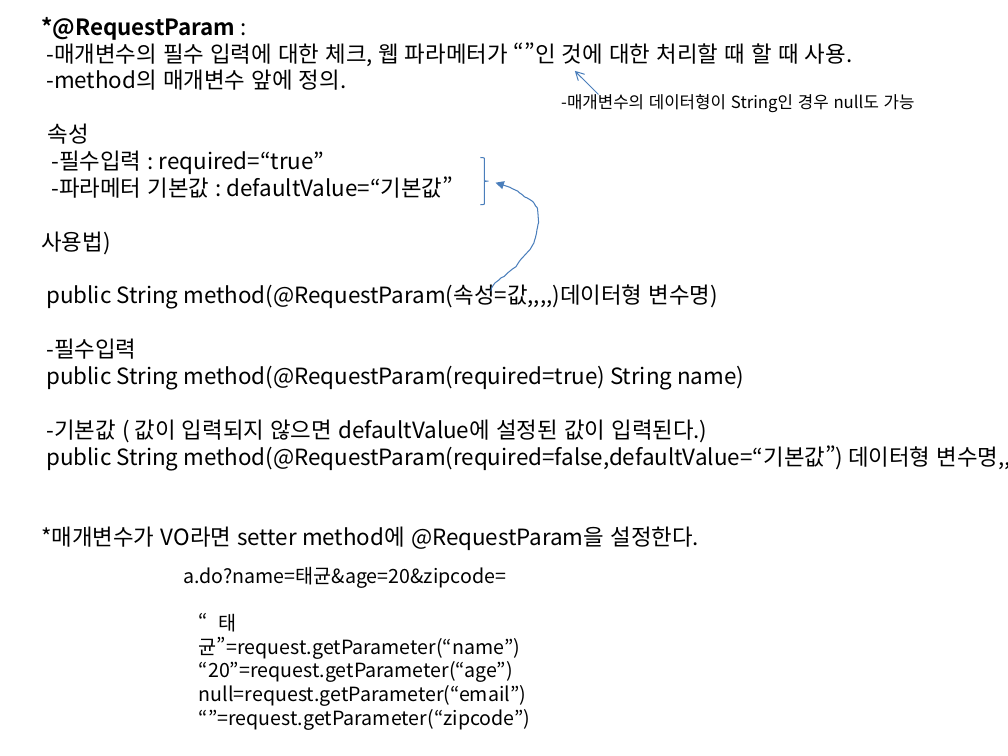
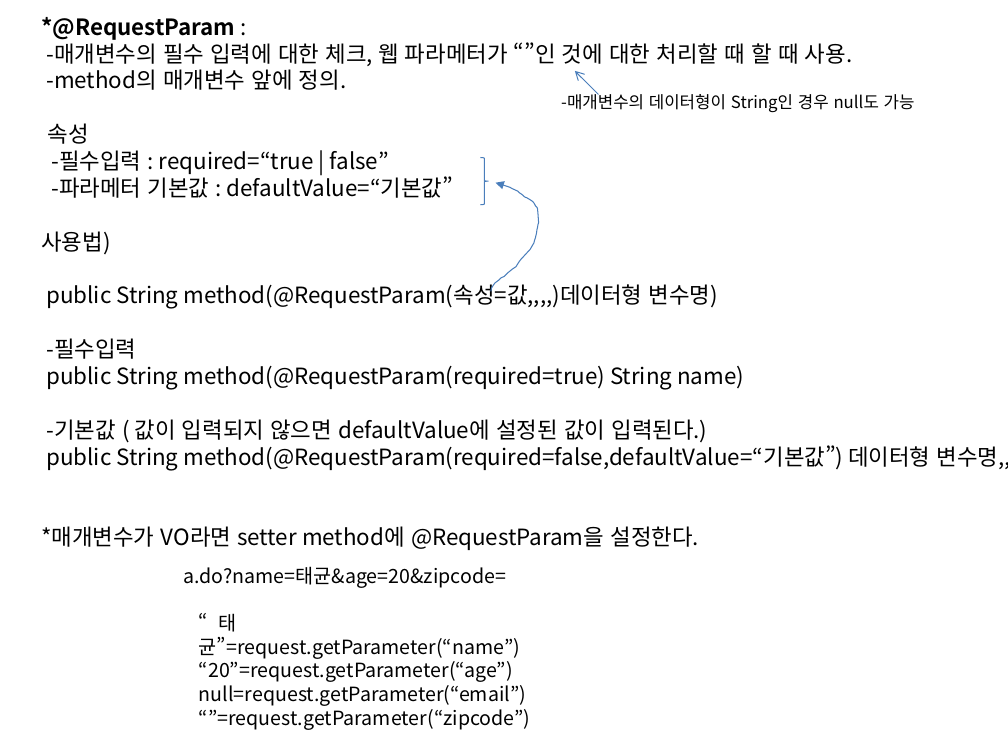
Before and after one commit to In0code/Programming_note, a slide deck: slide 4 of PPT/20231127_spring_mvc.pptx. Drawn at 1008x756 pixels with LibreOffice and Linux fonts; fonts in the diff are those of the drawing. Boxes give left, top, right and bottom in pixels: in the first picture for what was removed or moved away, otherwise in the second. Text is boxed around its words. In the diff, an @@ line names an element or a change of style, - is before the commit and + after.

```diff
--- a/PPT/20231127_spring_mvc.pptx
+++ b/PPT/20231127_spring_mvc.pptx
@@ text at <box>51,150,389,174</box>: text changed @@
--필수입력 : required=“true”
+-필수입력 : required=“true | false”
```
Also in this commit, not shown: 1 other slide changed, 1 other file.
